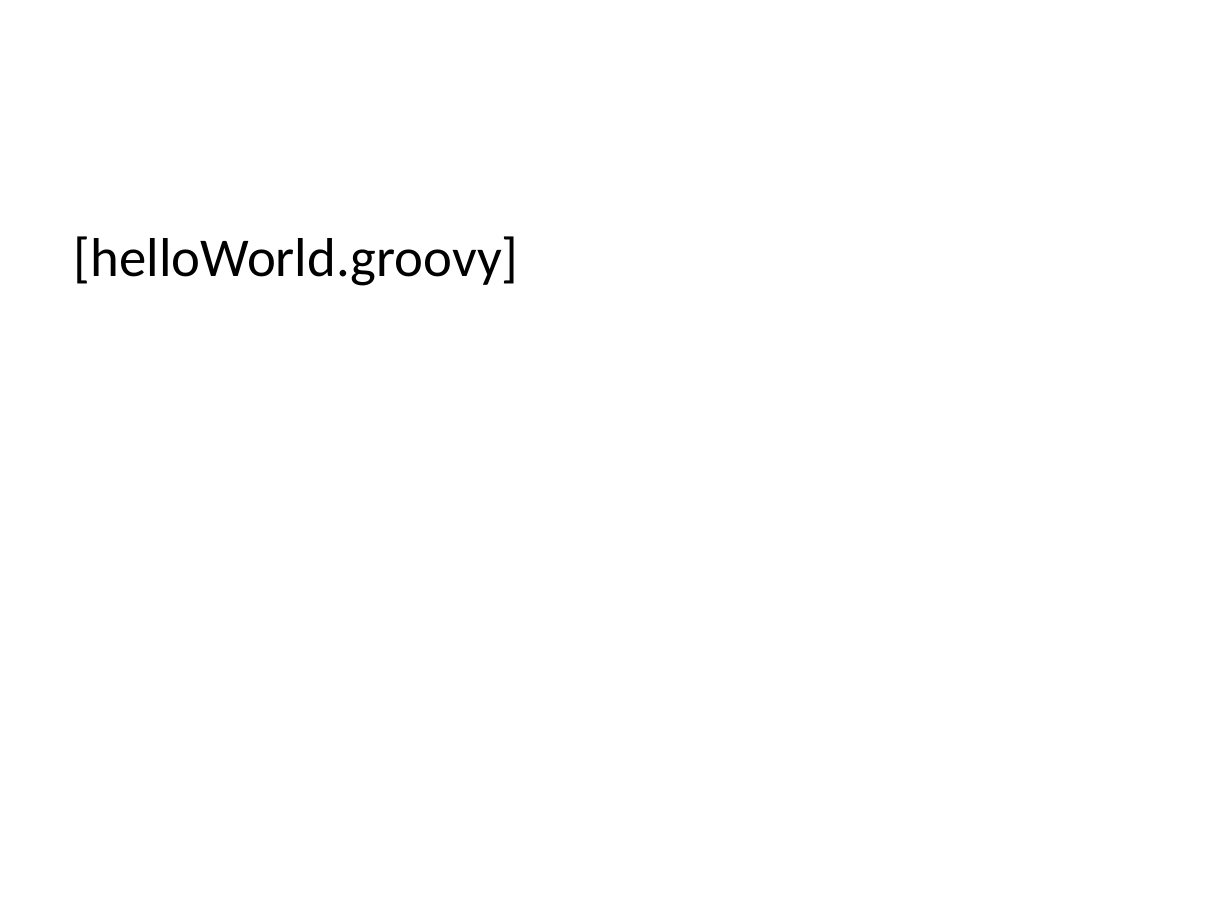
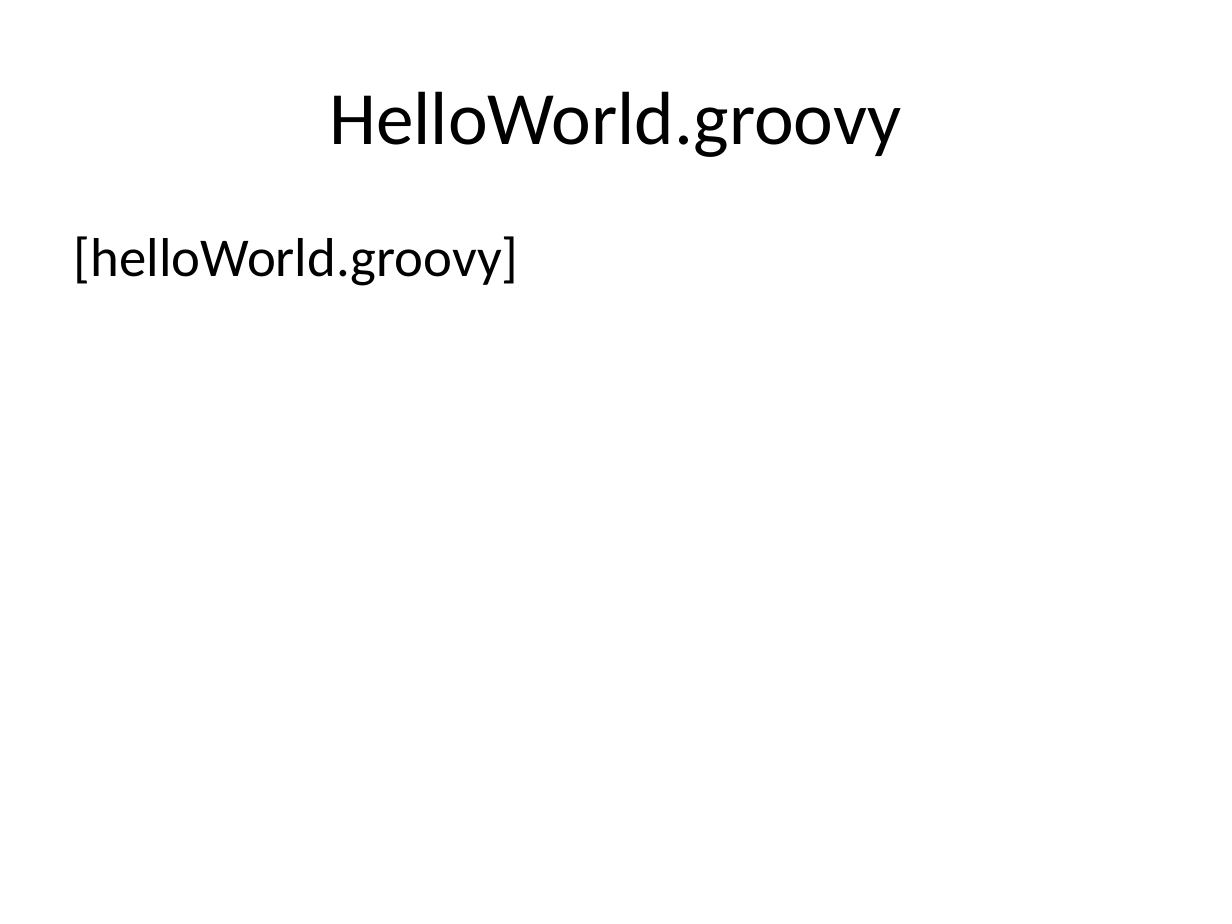
Before and after one commit to me97esn/groovyseminarium, a slide deck: slide 17 of groovyseminarie/dokument/groovyseminarium_source.pptx (slide 1 before the commit). Drawn at 1232x924 pixels with LibreOffice and Linux fonts; fonts in the diff are those of the drawing. Boxes give left, top, right and bottom in pixels: in the first picture for what was removed or moved away, otherwise in the second. Text is boxed around its words. In the diff, an @@ line names an element or a change of style, - is before the commit and + after.

```diff
--- a/groovyseminarie/dokument/groovyseminarium_source.pptx
+++ b/groovyseminarie/dokument/groovyseminarium_source.pptx
@@ title added at (x1=329, y1=91, x2=902, y2=157), 44 pt, text #000000 @@
+HelloWorld.groovy
```
Also in this commit, not shown: 3 other slides changed, 2 slides added, 1 slide removed, 1 other file.
